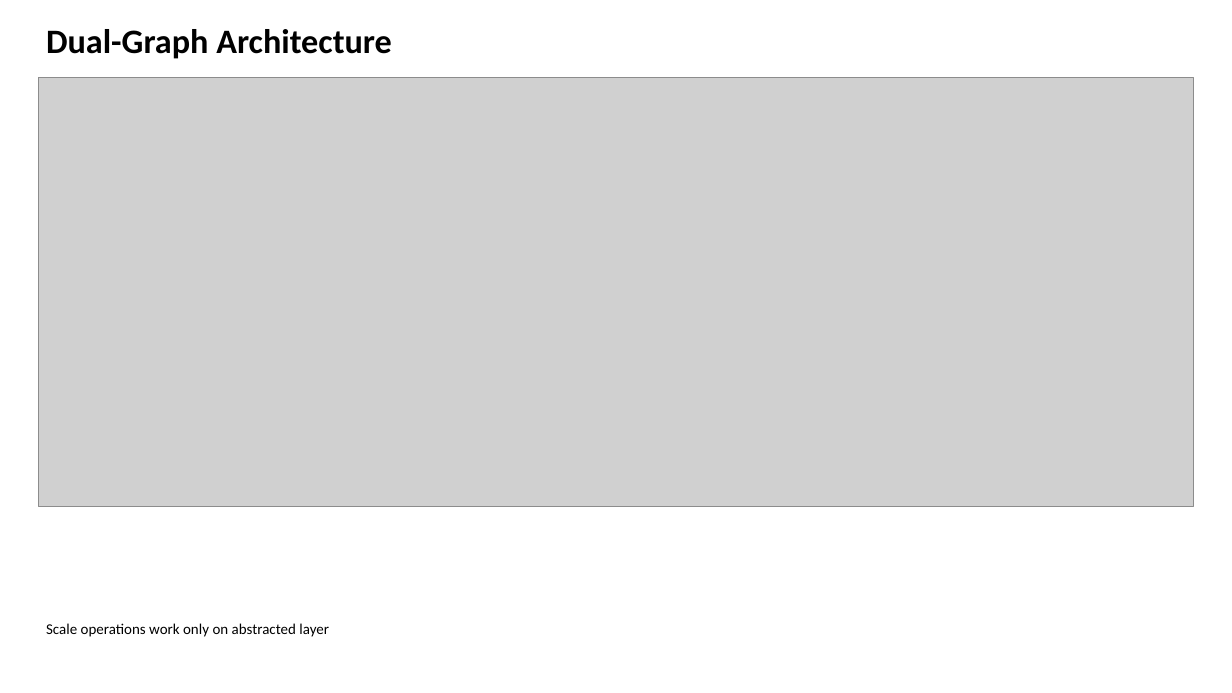
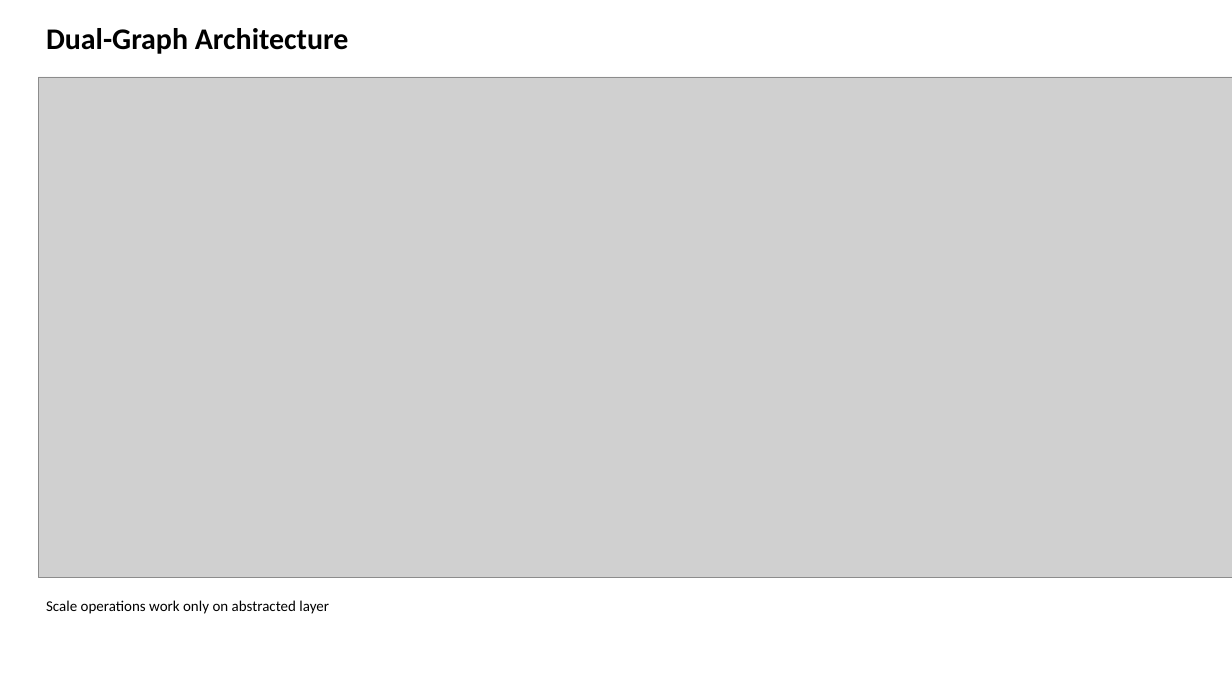
Before and after one commit to rysweet/azure-tenant-grapher, a slide deck: slide 3 of Scale_Operations_Implementation.pptx. Drawn at 1232x693 pixels with LibreOffice and Linux fonts; fonts in the diff are those of the drawing; grey boxes stand for pictures. Boxes give left, top, right and bottom in pixels: in the first picture for what was removed or moved away, otherwise in the second. Text is boxed around its words. In the diff, an @@ line names an element or a change of style, - is before the commit and + after.

```diff
--- a/Scale_Operations_Implementation.pptx
+++ b/Scale_Operations_Implementation.pptx
@@ text "Dual-Graph Architecture" at <box>46,28,349,54</box>: size 32 to 28 pt @@
@@ picture: place and size @@
-picture at <box>38,77,1194,507</box>
+picture at <box>38,77,1232,578</box>
@@ text "Scale operations work only on ...": place and size @@
-text "Scale operations work only on ..." at <box>46,623,329,637</box>
+text "Scale operations work only on ..." at <box>46,600,329,614</box>
```
Also in this commit, not shown: 6 other slides changed, 3 slides added, 22 slides removed.
